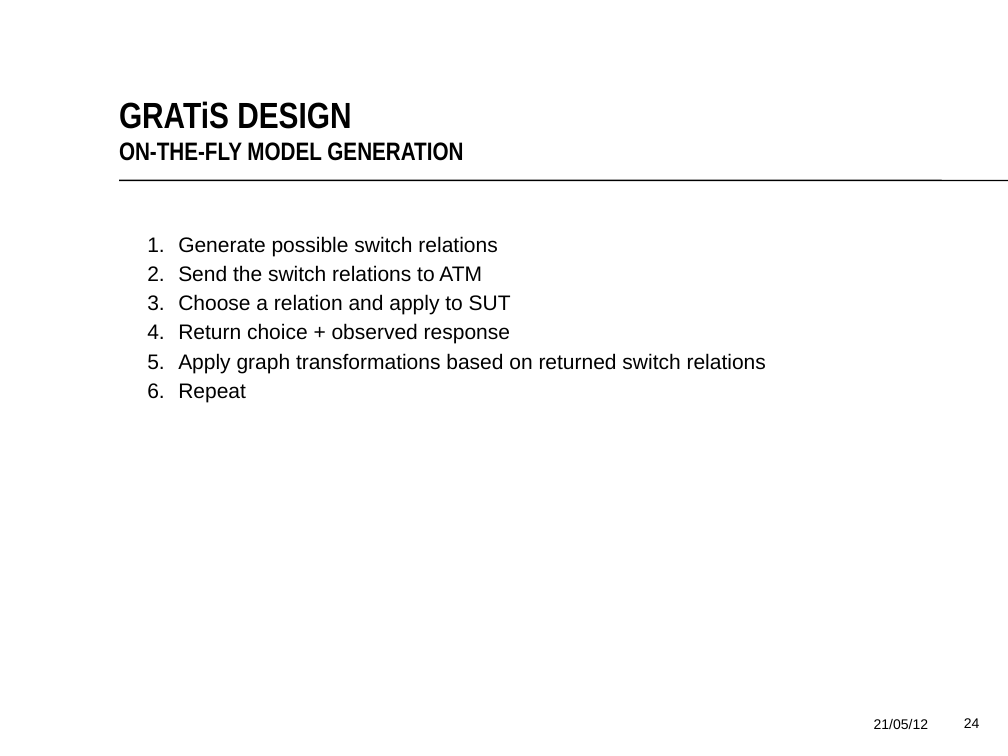
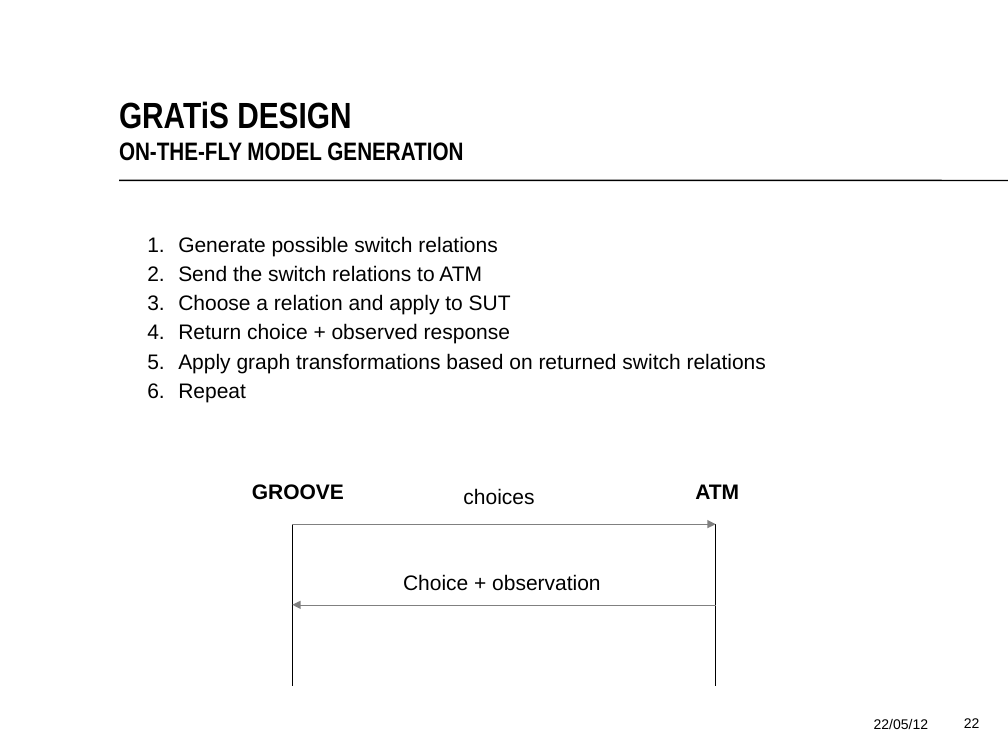
Before and after one commit to vincentdebruijnut/MBT-with-GTS, a slide deck: slide 22 of Final-thesis/presentation/presentatie.odp (slide 24 before the commit). Drawn at 1008x756 pixels with LibreOffice and Linux fonts; fonts in the diff are those of the drawing; background and template pictures are left out. Boxes give left, top, right and bottom in pixels: in the first picture for what was removed or moved away, otherwise in the second. Text is boxed around its words. In the diff, an @@ line names an element or a change of style, - is before the commit and + after.

Commit message:
model

```diff
--- a/Final-thesis/presentation/presentatie.odp
+++ b/Final-thesis/presentation/presentatie.odp
@@ text added at <box>252,484,344,500</box>, 15 pt, text #000000, bold @@
+GROOVE
@@ text added at <box>463,488,534,505</box>, 15 pt, text #000000 @@
+choices
@@ text added at <box>695,484,739,499</box>, 15 pt, text #000000, bold @@
+ATM
@@ line added from (292, 524) to (292, 685), #000000 0 pt @@
@@ elbow arrow added from (292, 524) to (716, 524), #808080 0 pt @@
@@ line added from (716, 524) to (716, 685), #000000 0 pt @@
@@ text added at <box>403,574,600,591</box>, 15 pt, text #000000 @@
+Choice + observation
@@ elbow arrow added from (716, 605) to (292, 605), #808080 0 pt @@
@@ text at <box>874,719,928,729</box>: text changed @@
-21/05/12
+22/05/12
@@ page number at <box>964,718,980,728</box>: text changed @@
-24
+22
```
Also in this commit, not shown: 35 other slides changed, 3 slides removed, 30 other files.
